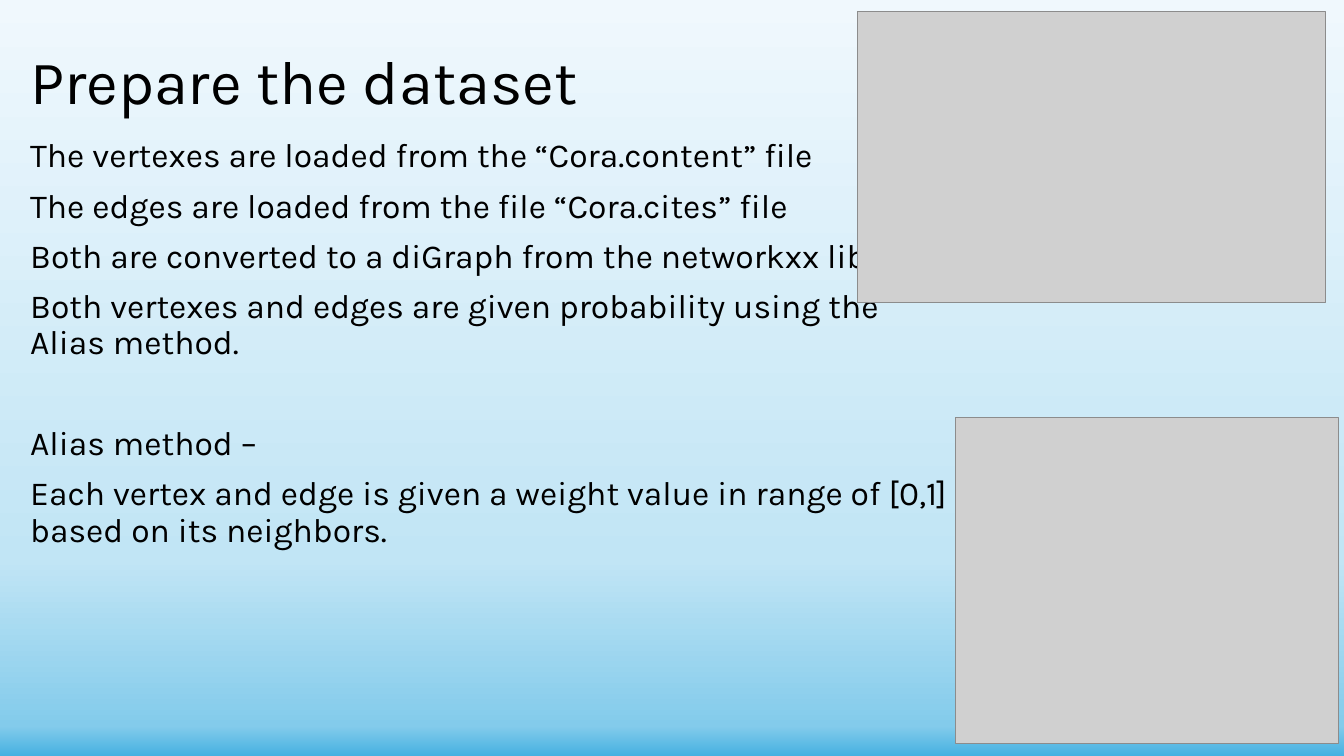
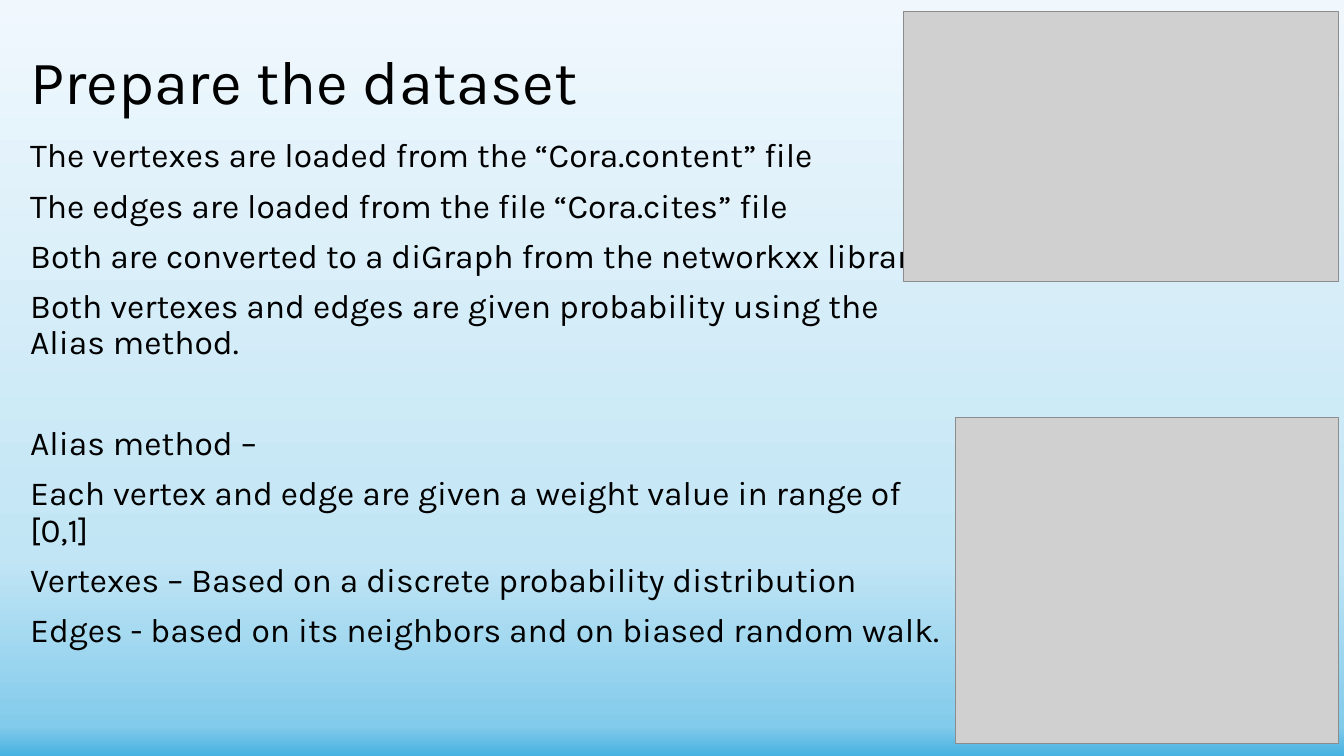
Before and after one commit to shachar700/Graph-Embedding, a slide deck: slide 10 of doc/Graph-Embedding Presentation.pptx. Drawn at 1344x756 pixels with LibreOffice and Linux fonts; fonts in the diff are those of the drawing; grey boxes stand for pictures. Boxes give left, top, right and bottom in pixels: in the first picture for what was removed or moved away, otherwise in the second. Text is boxed around its words. In the diff, an @@ line names an element or a change of style, - is before the commit and + after.

```diff
--- a/doc/Graph-Embedding Presentation.pptx
+++ b/doc/Graph-Embedding Presentation.pptx
@@ picture: place and size @@
-picture at (857, 12, 1326, 303)
+picture at (903, 11, 1339, 281)
@@ text at (30, 482, 939, 651): text changed @@
-Each vertex and edge is given a weight value in range of [0,1] based on its neighbors.
+Each vertex and edge are given a weight value in range of [0,1]
+Vertexes – Based on a discrete probability distribution
+Edges - based on its neighbors and on biased random walk.
```
Also in this commit, not shown: 14 other slides changed, 3 other files.
